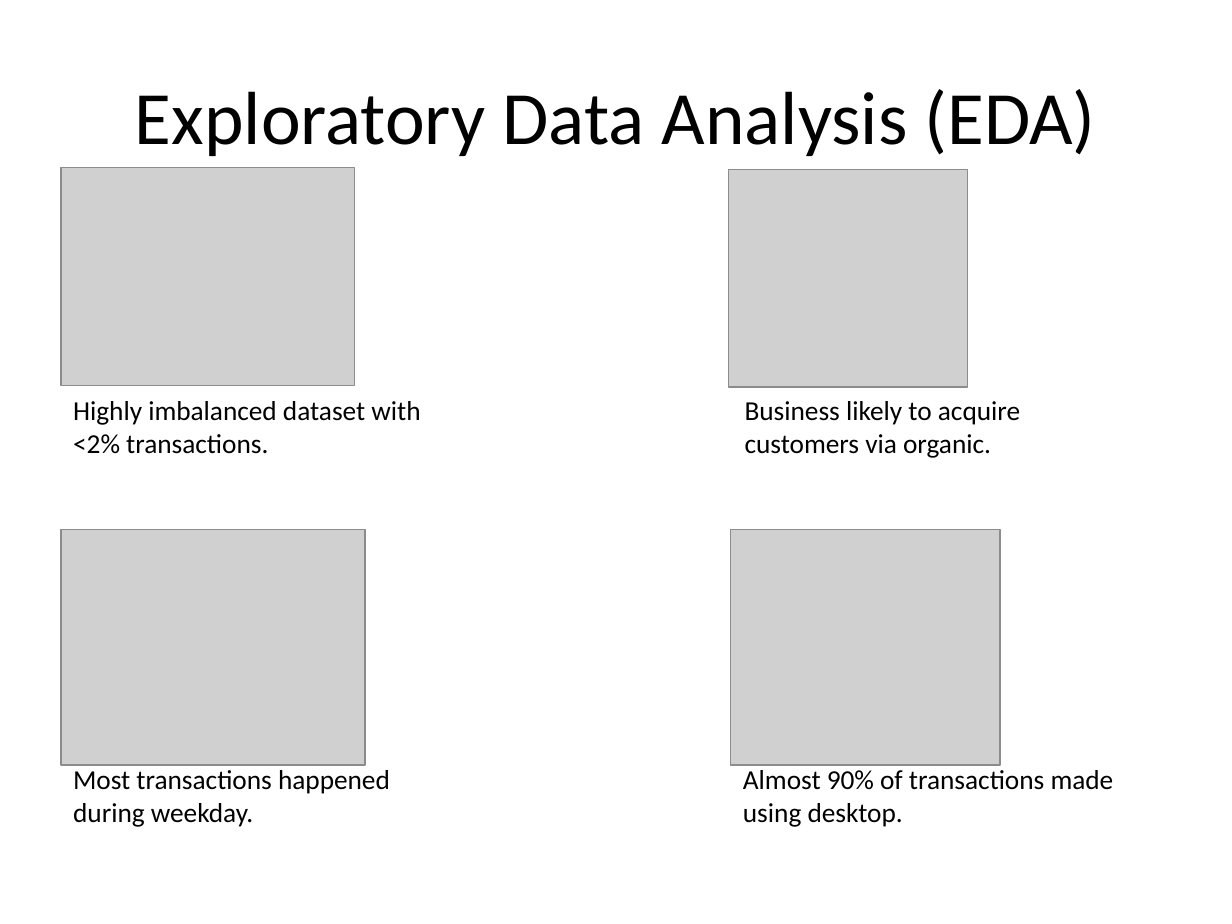
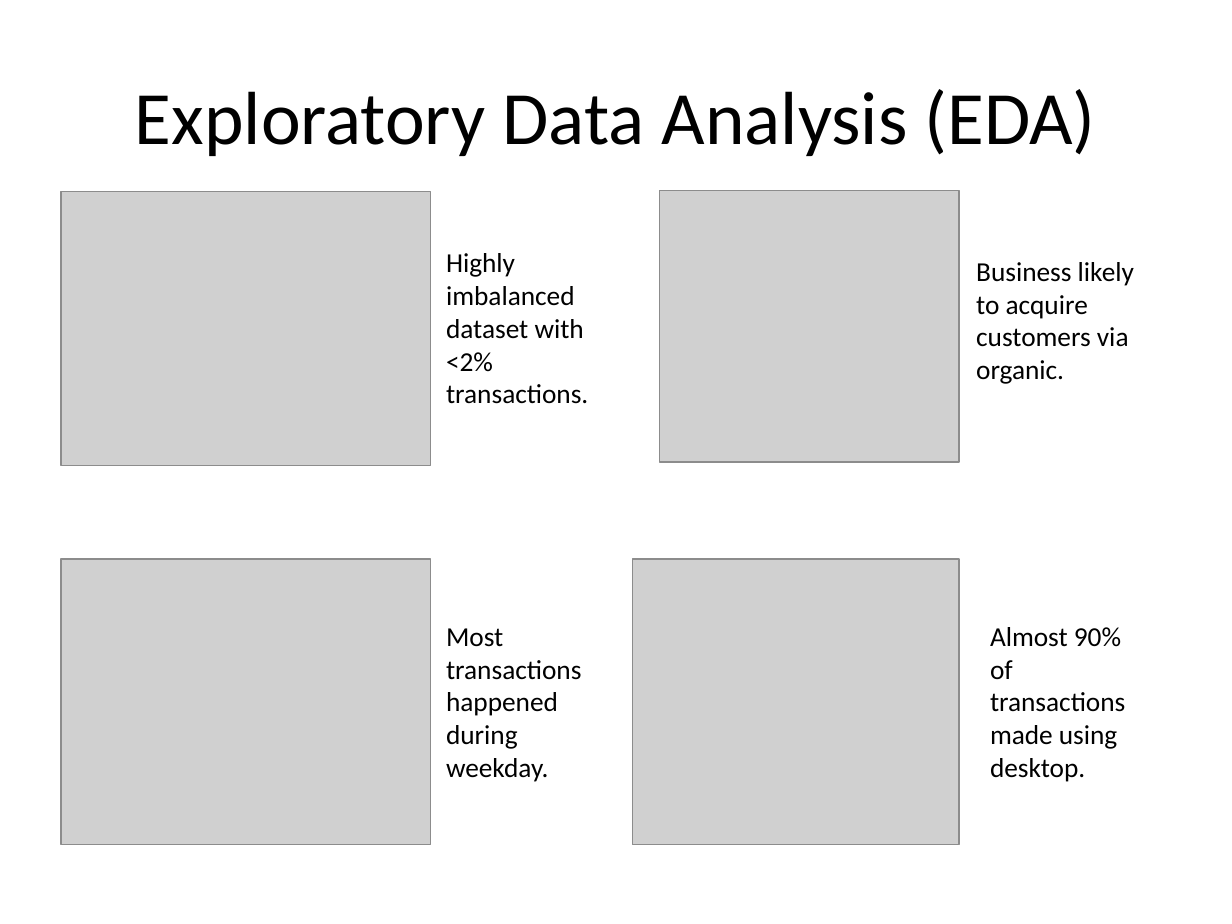
Before and after one commit to wfgoh/modules, a slide deck: slide 5 of presentation.pptx (slide 6 before the commit). Drawn at 1232x924 pixels with LibreOffice and Linux fonts; fonts in the diff are those of the drawing; grey boxes stand for pictures. Boxes give left, top, right and bottom in pixels: in the first picture for what was removed or moved away, otherwise in the second. Text is boxed around its words. In the diff, an @@ line names an element or a change of style, - is before the commit and + after.

```diff
--- a/presentation.pptx
+++ b/presentation.pptx
@@ picture: place and size @@
-picture at box(62, 168, 355, 386)
+picture at box(62, 191, 431, 464)
@@ picture: place and size @@
-picture at box(728, 170, 967, 387)
+picture at box(660, 190, 960, 462)
@@ text "Highly imbalanced dataset with <2% ..." rewrapped from box(73, 401, 420, 454) to box(446, 253, 588, 404) @@
@@ text "Business likely to acquire customers ..." rewrapped from box(745, 401, 1020, 458) to box(976, 262, 1134, 384) @@
@@ picture: place and size @@
-picture at box(62, 530, 366, 765)
+picture at box(62, 559, 431, 845)
@@ picture: place and size @@
-picture at box(731, 530, 999, 765)
+picture at box(632, 559, 958, 845)
@@ text "Most transactions happened during weekday." rewrapped from box(73, 770, 390, 827) to box(446, 628, 581, 782) @@
@@ text "Almost 90% of transactions made ..." rewrapped from box(743, 770, 1114, 827) to box(990, 627, 1125, 782) @@
```
Also in this commit, not shown: 7 other slides changed, 1 slide added, 2 slides removed.
